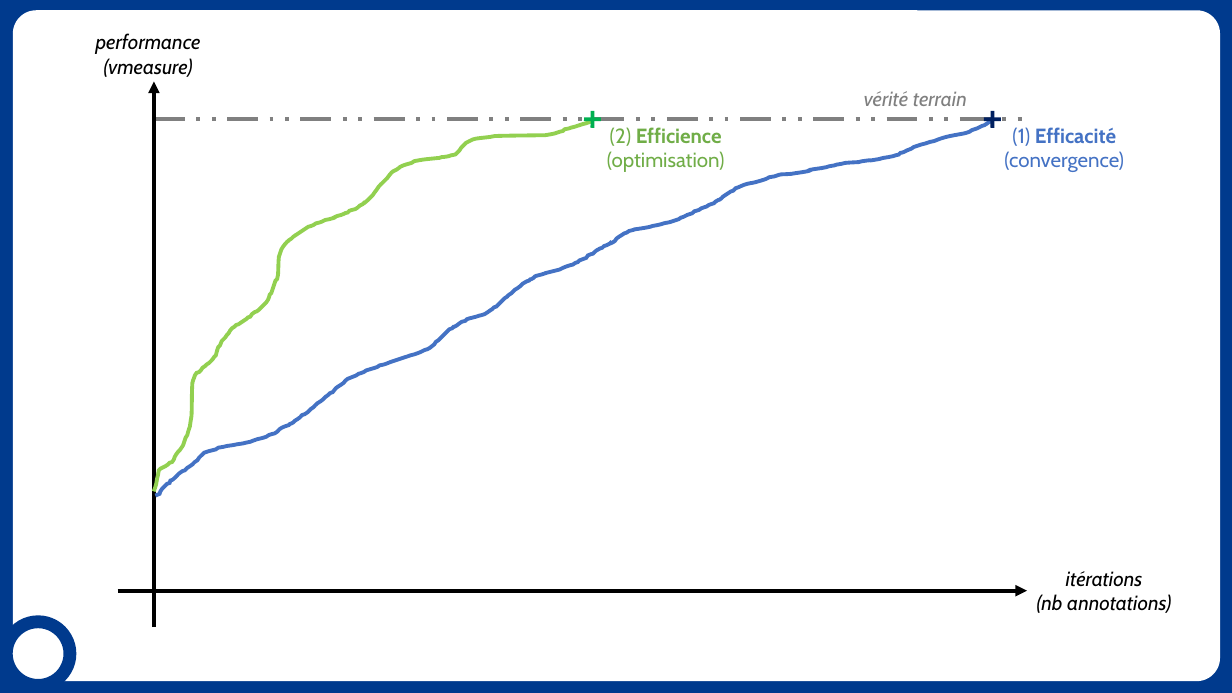
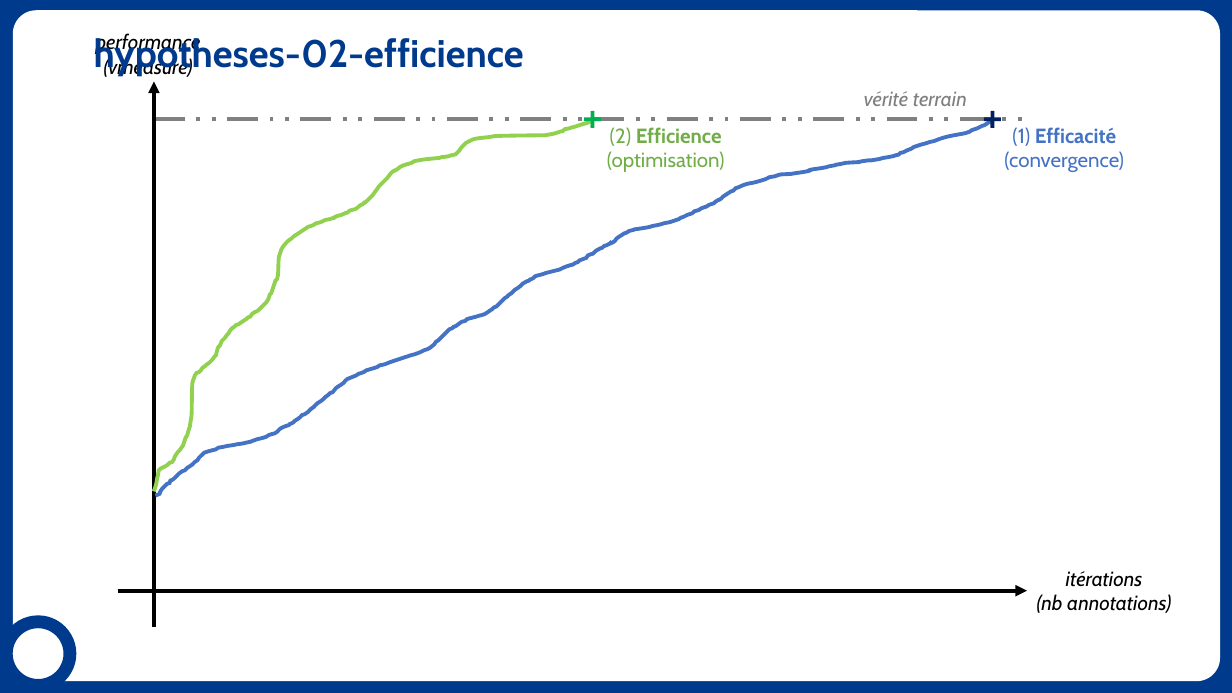
Before and after one commit to erwanschild/interactive-clustering-phd-report, a slide deck: slide 5 of draft/hypotheses.pptx. Drawn at 1232x693 pixels with LibreOffice and Linux fonts; fonts in the diff are those of the drawing; background and template pictures are left out. Boxes give left, top, right and bottom in pixels: in the first picture for what was removed or moved away, otherwise in the second. Text is boxed around its words. In the diff, an @@ line names an element or a change of style, - is before the commit and + after.

```diff
--- a/draft/hypotheses.pptx
+++ b/draft/hypotheses.pptx
@@ title added at <box>94,34,524,76</box>, 30 pt, text #003A8D, bold @@
+hypotheses-02-efficience
```
Also in this commit, not shown: 7 other slides changed, 1 slide added, 13 other files.
